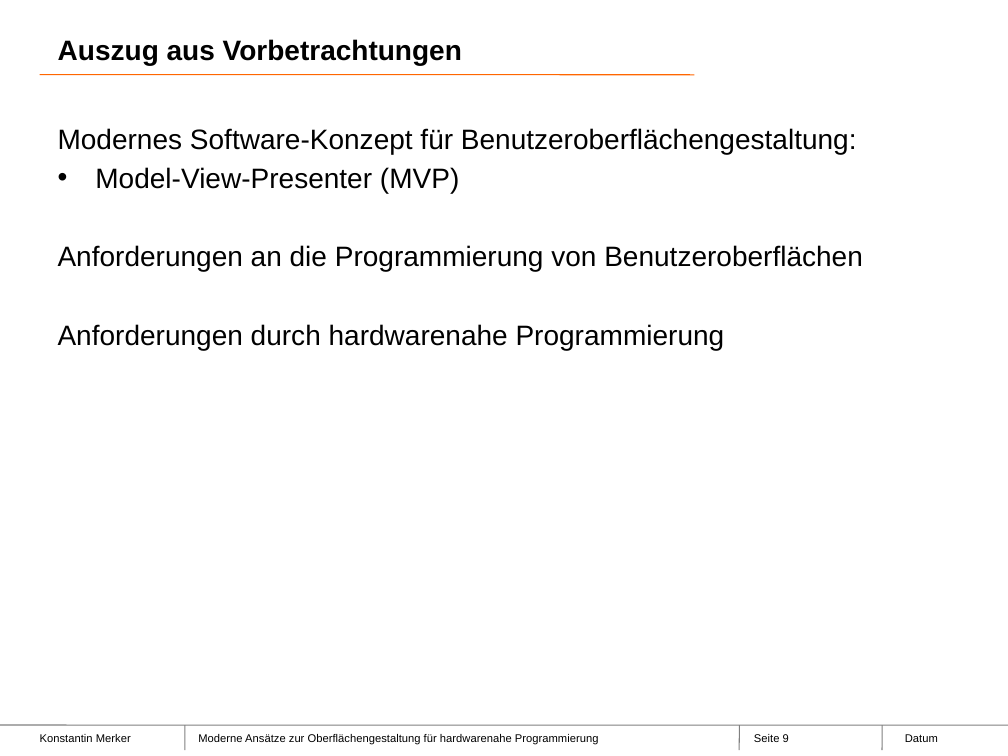
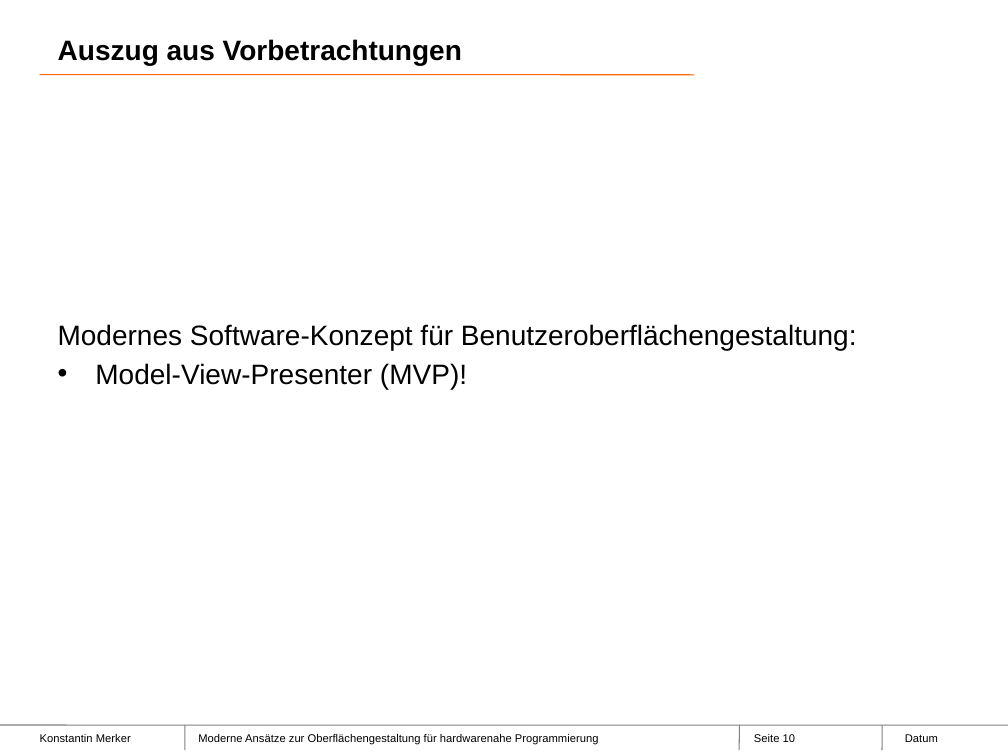
Before and after one commit to mexok/diplomarbeit, a slide deck: slide 10 of docs/Verteidigung/VerteidigungPraesentation.pptx (slide 9 before the commit). Drawn at 1008x756 pixels with LibreOffice and Linux fonts; fonts in the diff are those of the drawing; background and template pictures are left out. Boxes give left, top, right and bottom in pixels: in the first picture for what was removed or moved away, otherwise in the second. Text is boxed around its words. In the diff, an @@ line names an element or a change of style, - is before the commit and + after.

```diff
--- a/docs/Verteidigung/VerteidigungPraesentation.pptx
+++ b/docs/Verteidigung/VerteidigungPraesentation.pptx
@@ text at (95,363,467,389): text changed @@
-• Model-View-Presenter (MVP)
-Anforderungen an die Programmierung von Benutzeroberflächen
-Anforderungen durch hardwarenahe Programmierung
+• Model-View-Presenter (MVP)!
@@ page number at (754,734,795,742): text changed @@
-Seite 9
+Seite 10
```
Also in this commit, not shown: 2 other slides changed, 2 slides added, 2 slides removed, 1 other file.
